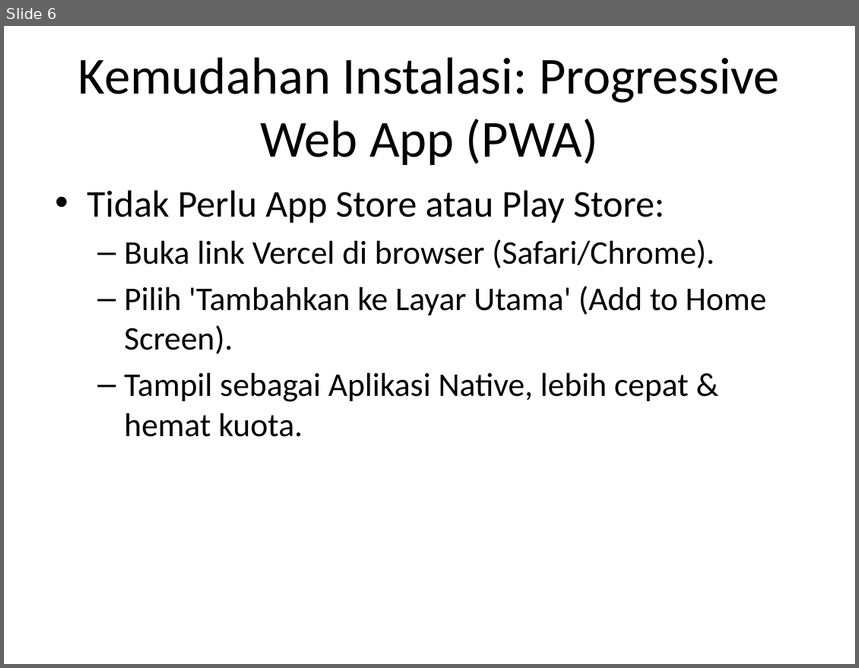
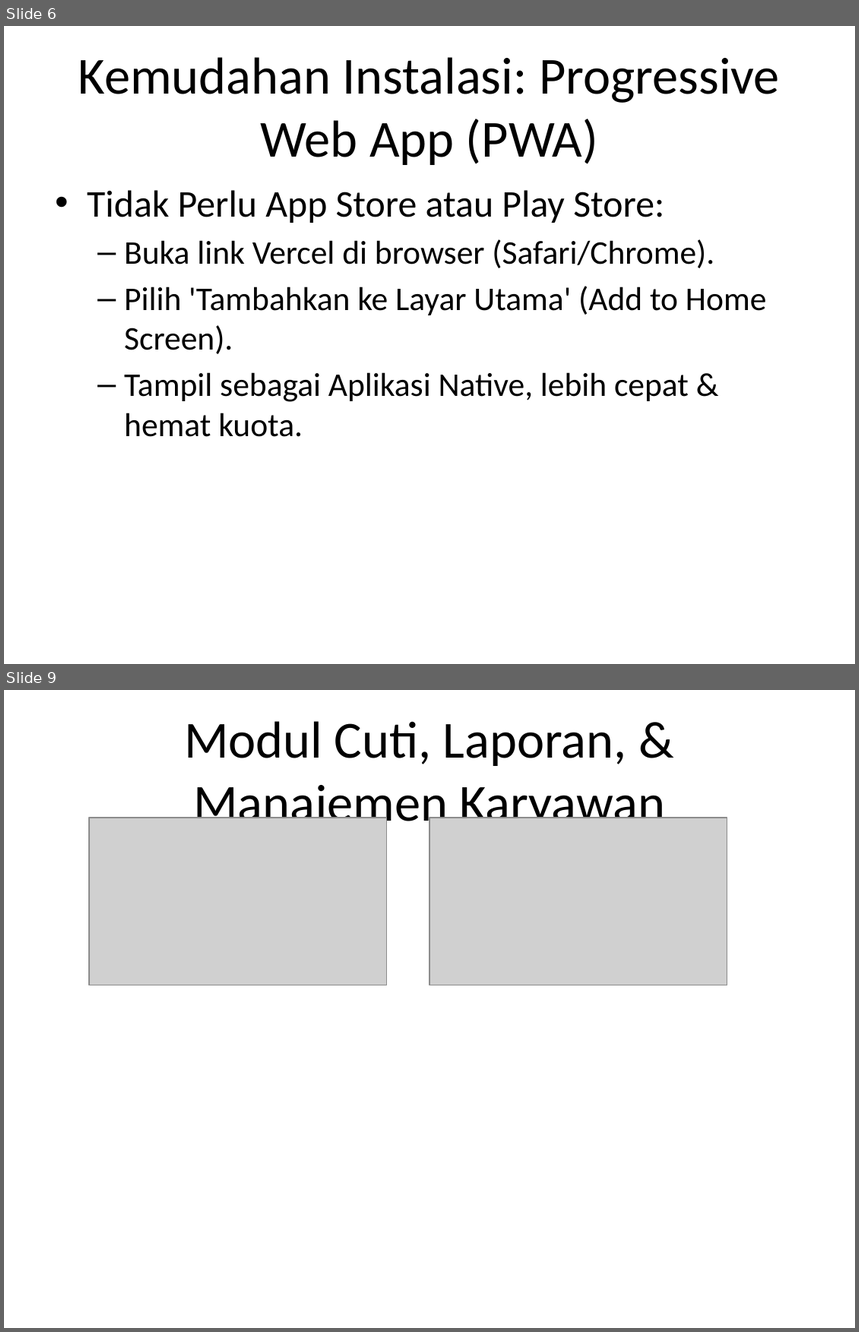
Before and after one commit to deaglobalniaga/HRIS-DEA, a slide deck: docs-scripts/Presentasi_HRIS.pptx. Shown one above the other, each under a label of ours: slide 6 before the commit, slides 6 and 9 after it; the slides between them are not shown. The pictures are 859x668 and 859x1332 pixels, drawn with LibreOffice and Linux fonts; fonts in the diff are those of the drawing; grey boxes stand for pictures. Boxes give left, top, right and bottom in pixels: in the first picture for what was removed or moved away, otherwise in the second. Text is boxed around its words. In the diff, an @@ line names an element or a change of style, - is before the commit and + after.

```diff
--- a/docs-scripts/Presentasi_HRIS.pptx
+++ b/docs-scripts/Presentasi_HRIS.pptx
@@ slide 9 added at (x1=4, y1=690, x2=855, y2=1328), background #FFFFFF @@
@@ title added at (x1=184, y1=721, x2=665, y2=833), 44 pt, text #000000 @@
+Modul Cuti, Laporan, & Manajemen Karyawan
@@ picture added at (x1=89, y1=818, x2=387, y2=986) @@
@@ picture added at (x1=430, y1=818, x2=728, y2=986) @@
```
Also in this commit, not shown: 1 slide changed, 3 other slides added, 1 slide removed, 15 other files.
